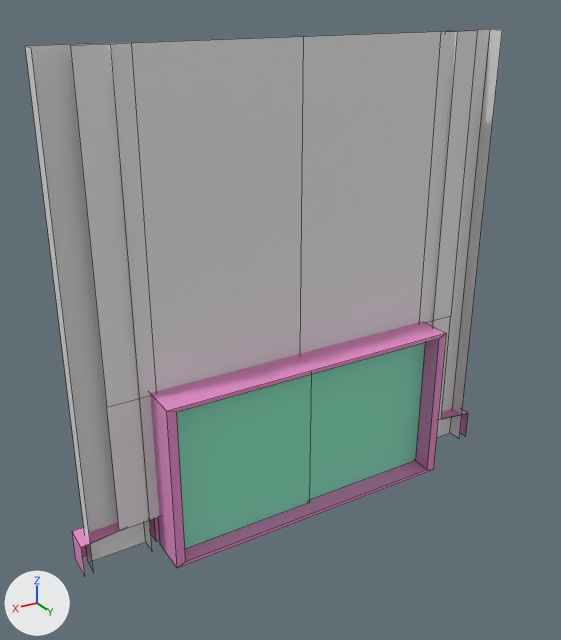
Renders of the FBX model Peter/Assets/Models/Corridor/Wall3Glass.fbx from each side of a commit.
Camera for both pictures: a camera (50 mm lens) standing at (5.65, 8.61, 7.59) and looking at (0.41, -0.12, 3.23). Every picture has the same lights, and +X, +Y and +Z are marked at lower left. Mesh edges are drawn as thin lines. Where no turn or scale is listed for an object, it has been applied to the vertices.
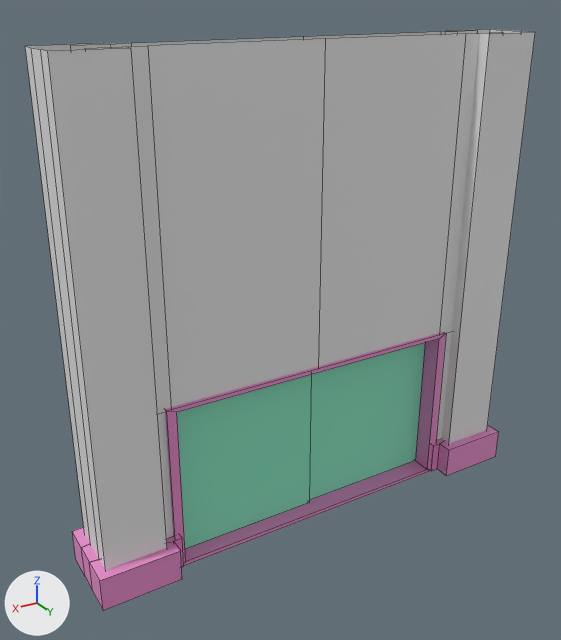
Location of each change, (x1, y1, x2, y2) in pixels of the pictures (561 x 640 px):
```json
{"object": "Cube.010", "change": "reshaped", "before": [25, 29, 502, 576], "after": [25, 29, 535, 611], "on screen": "7% wider, 6% taller"}
{"part": 1, "of": "me_cube_007", "change": "added", "after": [31, 30, 535, 611]}
```

Edits to the scene script, one JSON object a line:
```json
{"block": "me_cube_007", "where": "# used by ob_cube_010; location = (0.0, 0.0, 0.0)"}
{"op": "remove", "block": "me_cube_007", "code": "me_cube_007.from_pydata(...)  # 76 vertices, 50 faces; spans x -3.57..3.57, y -0.59..0.31, z -0.03..7.0"}
{"op": "add", "block": "me_cube_007", "code": "me_cube_007.from_pydata(...)  # 128 vertices, 84 faces; spans x -3.57..3.57, y -0.59..0.59, z -0.03..7.0"}
{"block": "me_cube_007", "change": "me_cube_007 part 1"}
{"block": "me_cube_007", "change": "39 vertices are added at x -3.57..3.57, y 0.17..0.59, z -0.01..7.0"}
{"block": "me_cube_007", "change": "8 new vertices lie (0.0, 0.0, 0.5) away from vertices in x -2.43..2.43, y 0.25..0.59, z 0.0"}
{"block": "me_cube_007", "change": "5 new vertices lie (0.0, 0.0, 4.5) away from vertices in x -3.0..3.0, y 0.25, z 2.5"}
{"block": "me_cube_007", "change": "14 new faces join them, mat_material (white #e7e7e7)"}
{"block": "me_cube_007", "change": "20 new faces join them, mat_dark_wood (pink #e78eca)"}
```
